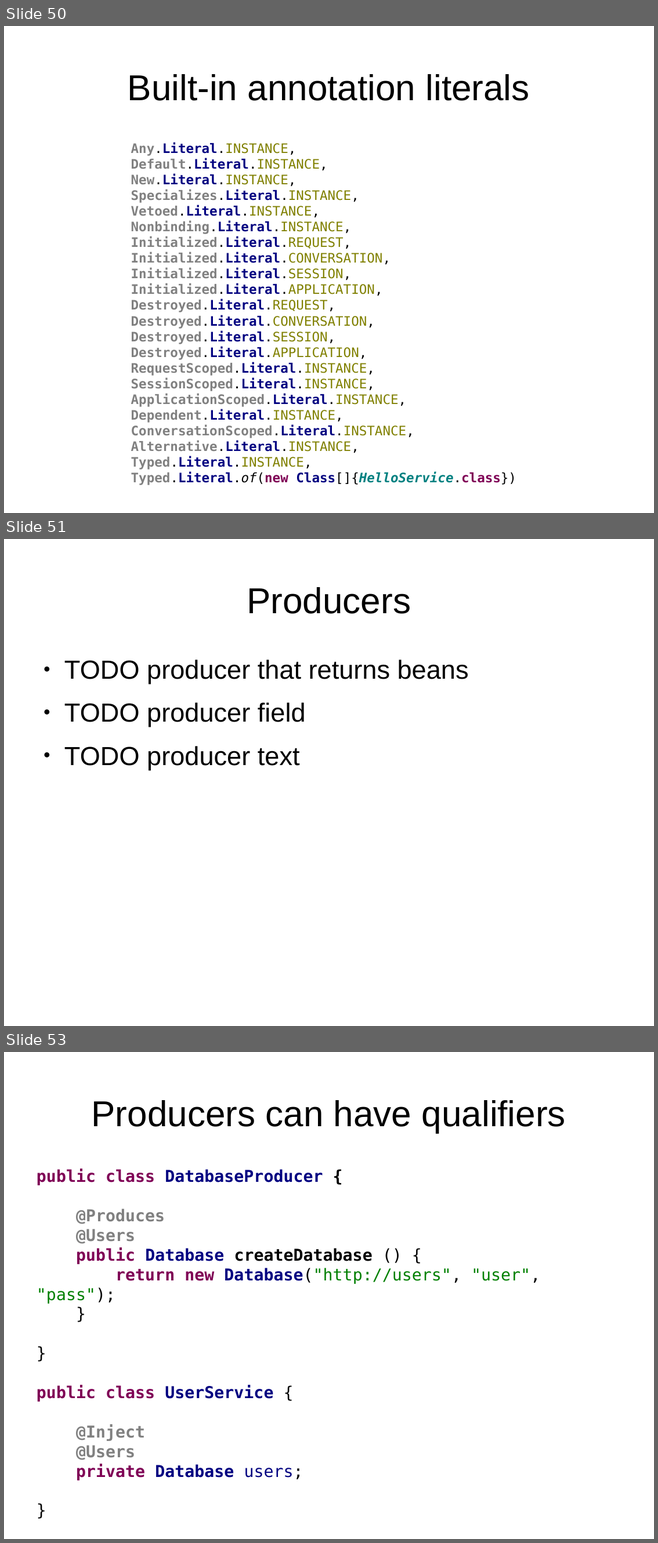
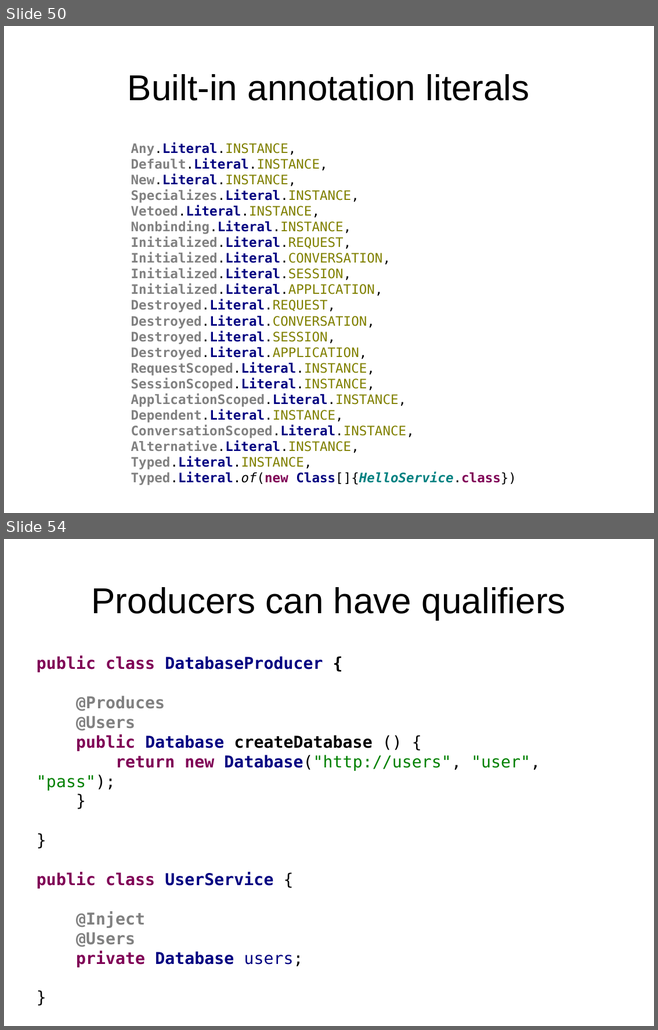
Before and after one commit to FrigoCoder/CDI, a slide deck: CDI.odp. Shown one above the other, each under a label of ours: slides 50, 51 and 53 before the commit, slides 50 and 54 after it; the slides between them are not shown. The pictures are 658x1543 and 658x1030 pixels, drawn with LibreOffice and Linux fonts; fonts in the diff are those of the drawing. Boxes give left, top, right and bottom in pixels: in the first picture for what was removed or moved away, otherwise in the second. Text is boxed around its words. In the diff, an @@ line names an element or a change of style, - is before the commit and + after.

```diff
--- a/CDI.odp
+++ b/CDI.odp
@@ slide 51 removed at <box>4,539,654,1026</box>, background #FFFFFF @@
@@ title removed at <box>246,587,411,614</box> @@
-Producers
@@ text removed at <box>64,660,469,770</box> @@
-● TODO producer that returns beans
-● TODO producer field
-● TODO producer text
@@ what was slide 53 is now slide 54 @@
```
Also in this commit, not shown: 1 slide changed, 2 slides added, 2 other files.
